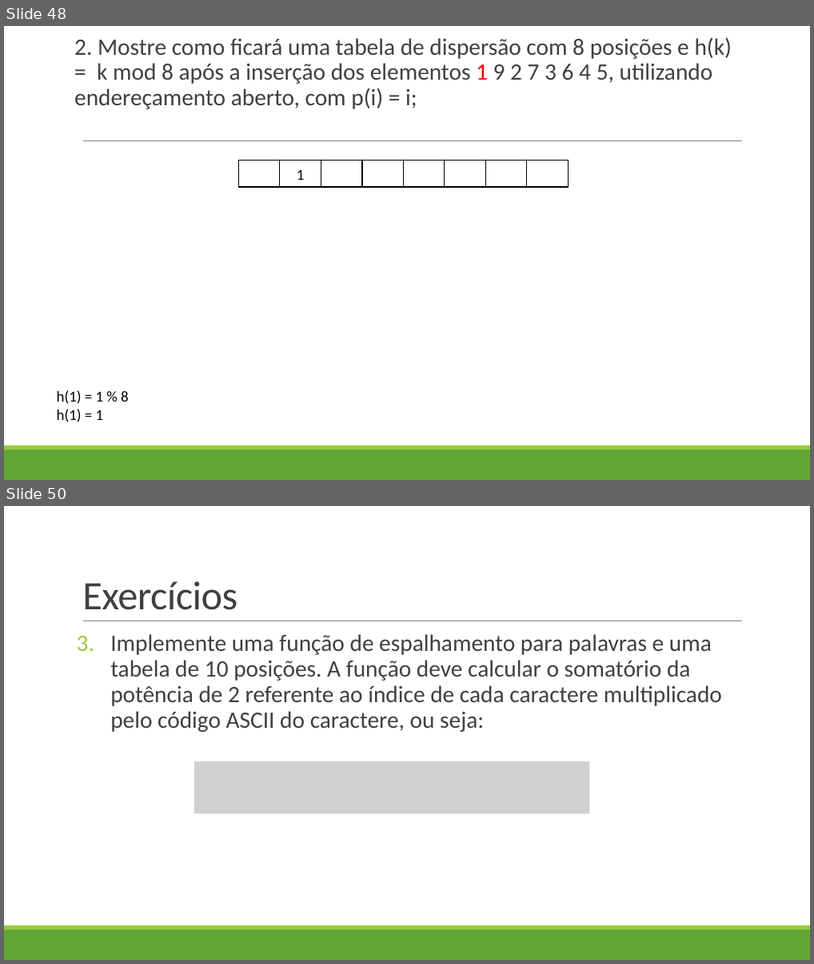
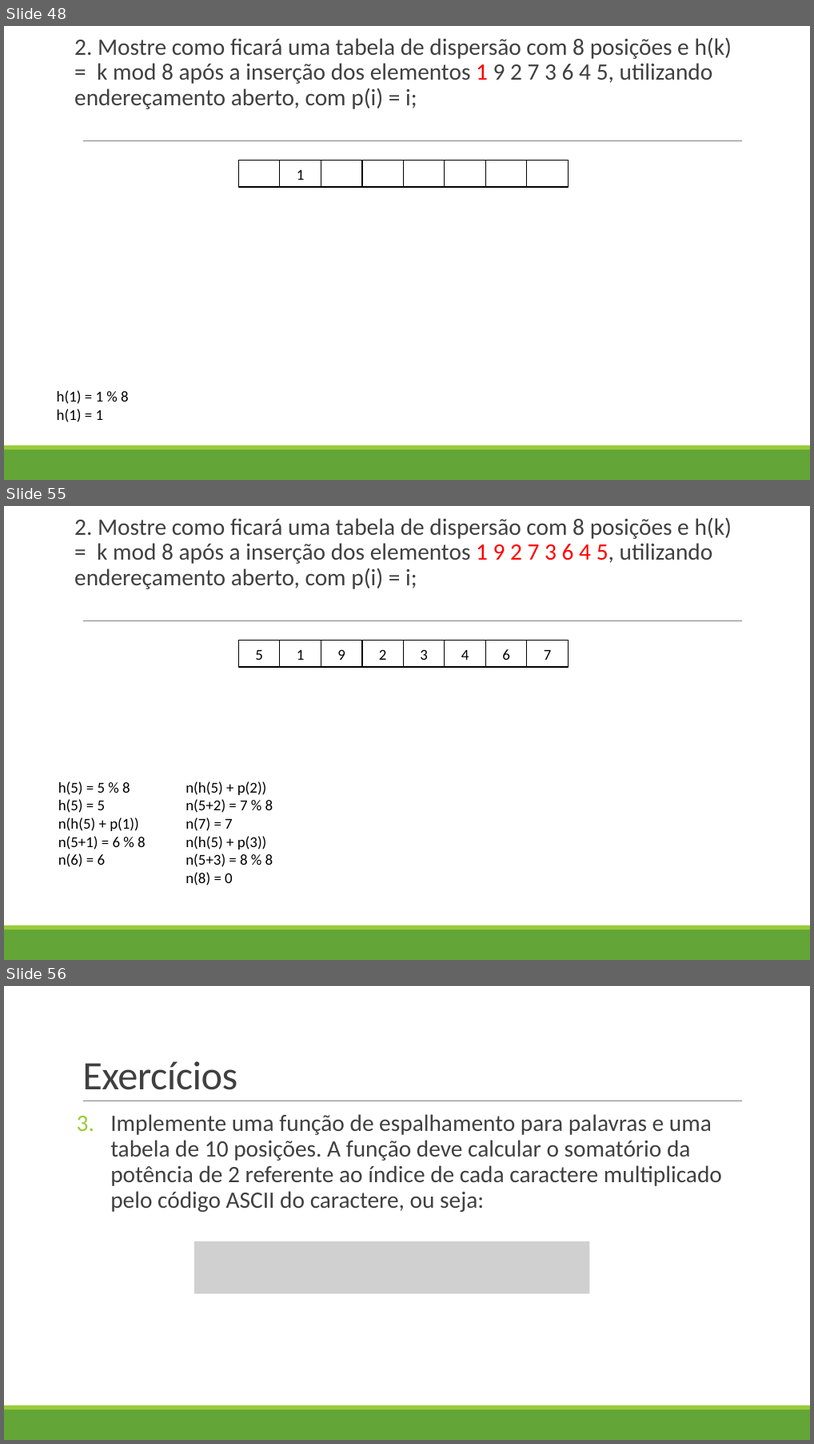
Before and after one commit to machadosbruno/Estrutura-de-Dados-II, a slide deck: aula9-4fc54308f1914caa9b6db30b008e7c5a.pptx. Shown one above the other, each under a label of ours: slides 48 and 50 before the commit, slides 48, 55 and 56 after it; the slides between them are not shown. The pictures are 814x964 and 814x1444 pixels, drawn with LibreOffice and Linux fonts; fonts in the diff are those of the drawing; grey boxes stand for pictures. Boxes give left, top, right and bottom in pixels: in the first picture for what was removed or moved away, otherwise in the second. Text is boxed around its words. In the diff, an @@ line names an element or a change of style, - is before the commit and + after.

```diff
--- a/aula9-4fc54308f1914caa9b6db30b008e7c5a.pptx
+++ b/aula9-4fc54308f1914caa9b6db30b008e7c5a.pptx
@@ slide 55 added at bbox=[4, 506, 810, 960], background #FFFFFF; not listed: 3 template elements that a slide beside it also shows @@
@@ text added at bbox=[74, 517, 733, 589], 28 pt, text #404040 @@
+2. Mostre como ficará uma tabela de dispersão com 8 posições e h(k) = k mod 8 após a inserção dos elementos 1 9 2 7 3 6 4 5, utilizando endereçamento aberto, com p(i) = i;
@@ rectangle added at bbox=[238, 640, 280, 667], outline #000000 1.25 pt, 18 pt, text #000000 @@
+5
@@ rectangle added at bbox=[280, 640, 321, 667], outline #000000 1.25 pt, 18 pt, text #000000 @@
+1
@@ rectangle added at bbox=[321, 640, 362, 667], outline #000000 1.25 pt, 18 pt, text #000000 @@
+9
@@ rectangle added at bbox=[362, 640, 403, 667], outline #000000 1.25 pt, 18 pt, text #000000 @@
+2
@@ rectangle added at bbox=[404, 640, 445, 667], outline #000000 1.25 pt, 18 pt, text #000000 @@
+3
@@ rectangle added at bbox=[445, 640, 486, 667], outline #000000 1.25 pt, 18 pt, text #000000 @@
+4
@@ rectangle added at bbox=[486, 640, 527, 667], outline #000000 1.25 pt, 18 pt, text #000000 @@
+6
@@ rectangle added at bbox=[527, 640, 569, 667], outline #000000 1.25 pt, 18 pt, text #000000 @@
+7
@@ text added at bbox=[58, 781, 146, 867], 18 pt, text #000000 @@
+h(5) = 5 % 8
+h(5) = 5
+n(h(5) + p(1))
+n(5+1) = 6 % 8
+n(6) = 6
@@ text added at bbox=[186, 781, 274, 885], 18 pt, text #000000 @@
+n(h(5) + p(2))
+n(5+2) = 7 % 8
+n(7) = 7
+n(h(5) + p(3))
+n(5+3) = 8 % 8
+n(8) = 0
@@ what was slide 50 is now slide 56 @@
```
Also in this commit, not shown: 1 slide changed, 5 other slides added.
